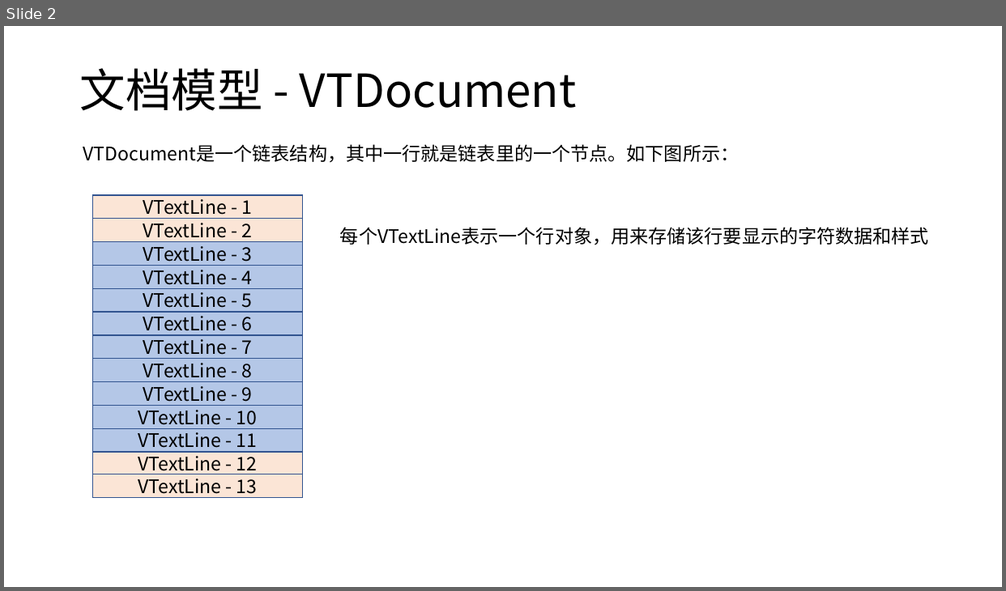
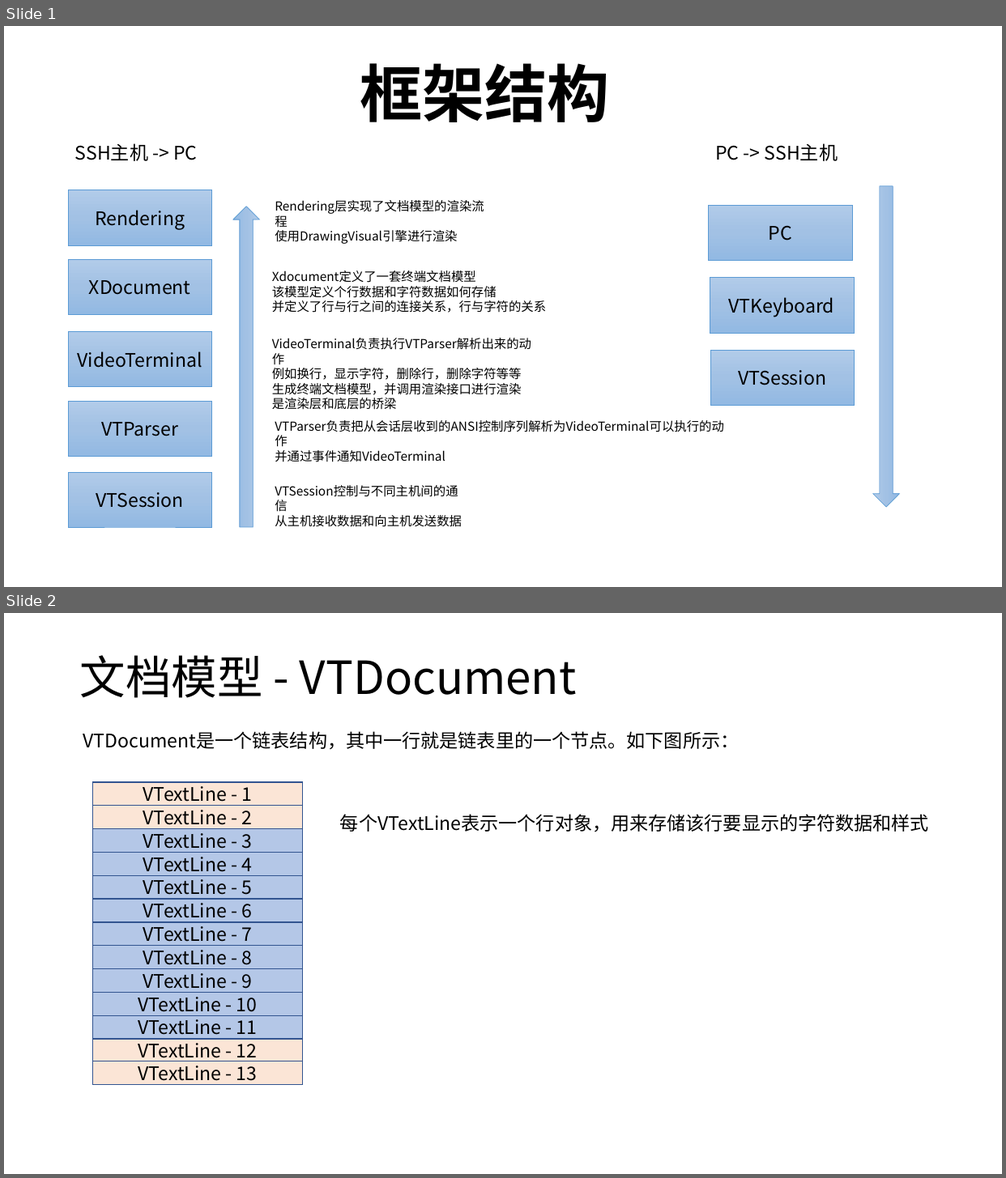
Before and after one commit to 294797392/ModengTerm, a slide deck: Documents/设计文档.pptx. Shown one above the other, each under a label of ours: slide 2 before the commit, slides 1 and 2 after it. The pictures are 1006x591 and 1006x1178 pixels, drawn with LibreOffice and Linux fonts; fonts in the diff are those of the drawing. Boxes give left, top, right and bottom in pixels: in the first picture for what was removed or moved away, otherwise in the second. Text is boxed around its words. In the diff, an @@ line names an element or a change of style, - is before the commit and + after.

Commit message:
增加整体框架文档

```diff
--- a/Documents/设计文档.pptx
+++ b/Documents/设计文档.pptx
@@ slide 1 added at [4,26,1002,587], background #FFFFFF @@
@@ text added at [360,63,609,122], 60 pt, text #000000, bold @@
+框架结构
@@ text added at [75,143,197,161], 18 pt, text #000000 @@
+SSH主机 -> PC
@@ text added at [715,143,837,161], 18 pt, text #000000 @@
+PC -> SSH主机
@@ rectangle added at [68,190,211,246], fill gradient #B1CBE9 to #A3C1E5 to #93B9E4, outline #5B9BD5 0.5 pt, 18 pt, text #000000 @@
+Rendering
@@ right arrow added at [873,186,899,507], fill gradient #B1CBE9 to #A3C1E5 to #93B9E4, outline #5B9BD5 0.5 pt @@
@@ right arrow added at [233,207,259,527], fill gradient #B1CBE9 to #A3C1E5 to #93B9E4, outline #5B9BD5 0.5 pt @@
@@ rectangle added at [709,205,852,260], fill gradient #B1CBE9 to #A3C1E5 to #93B9E4, outline #5B9BD5 0.5 pt, 18 pt, text #000000 @@
+PC
@@ text added at [275,230,457,244], 12 pt, text #000000 @@
+Rendering层实现了文档模型的渲染流程
+使用DrawingVisual引擎进行渲染
@@ rectangle added at [68,259,211,315], fill gradient #B1CBE9 to #A3C1E5 to #93B9E4, outline #5B9BD5 0.5 pt, 18 pt, text #000000 @@
+XDocument
@@ text added at [272,271,546,313], 12 pt, text #000000 @@
+Xdocument定义了一套终端文档模型
+该模型定义个行数据和字符数据如何存储
+并定义了行与行之间的连接关系，行与字符的关系
@@ rectangle added at [710,278,854,333], fill gradient #B1CBE9 to #A3C1E5 to #93B9E4, outline #5B9BD5 0.5 pt, 18 pt, text #000000 @@
+VTKeyboard
@@ rectangle added at [68,332,211,387], fill gradient #B1CBE9 to #A3C1E5 to #93B9E4, outline #5B9BD5 0.5 pt, 18 pt, text #000000 @@
+VideoTerminal
@@ rectangle added at [710,350,854,406], fill gradient #B1CBE9 to #A3C1E5 to #93B9E4, outline #5B9BD5 0.5 pt, 18 pt, text #000000 @@
+VTSession
@@ text added at [272,368,522,410], 12 pt, text #000000 @@
+VideoTerminal负责执行VTParser解析出来的动作
+例如换行，显示字符，删除行，删除字符等等
+生成终端文档模型，并调用渲染接口进行渲染
+是渲染层和底层的桥梁
@@ rectangle added at [68,401,211,456], fill gradient #B1CBE9 to #A3C1E5 to #93B9E4, outline #5B9BD5 0.5 pt, 18 pt, text #000000 @@
+VTParser
@@ text added at [275,450,445,463], 12 pt, text #000000 @@
+VTParser负责把从会话层收到的ANSI控制序列解析为VideoTerminal可以执行的动作
+并通过事件通知VideoTerminal
@@ rectangle added at [68,472,211,527], fill gradient #B1CBE9 to #A3C1E5 to #93B9E4, outline #5B9BD5 0.5 pt, 18 pt, text #000000 @@
+VTSession
@@ text added at [275,515,462,527], 12 pt, text #000000 @@
+VTSession控制与不同主机间的通信
+从主机接收数据和向主机发送数据
```
Also in this commit, not shown: 1 slide removed, 3 other files.
